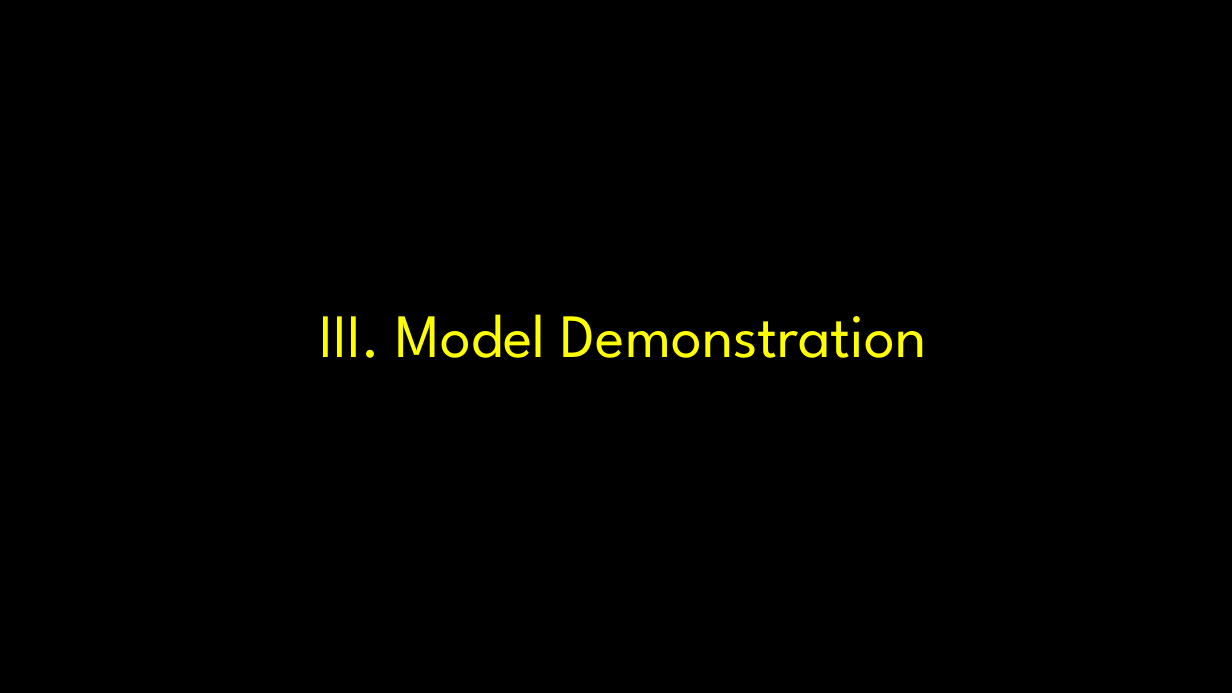
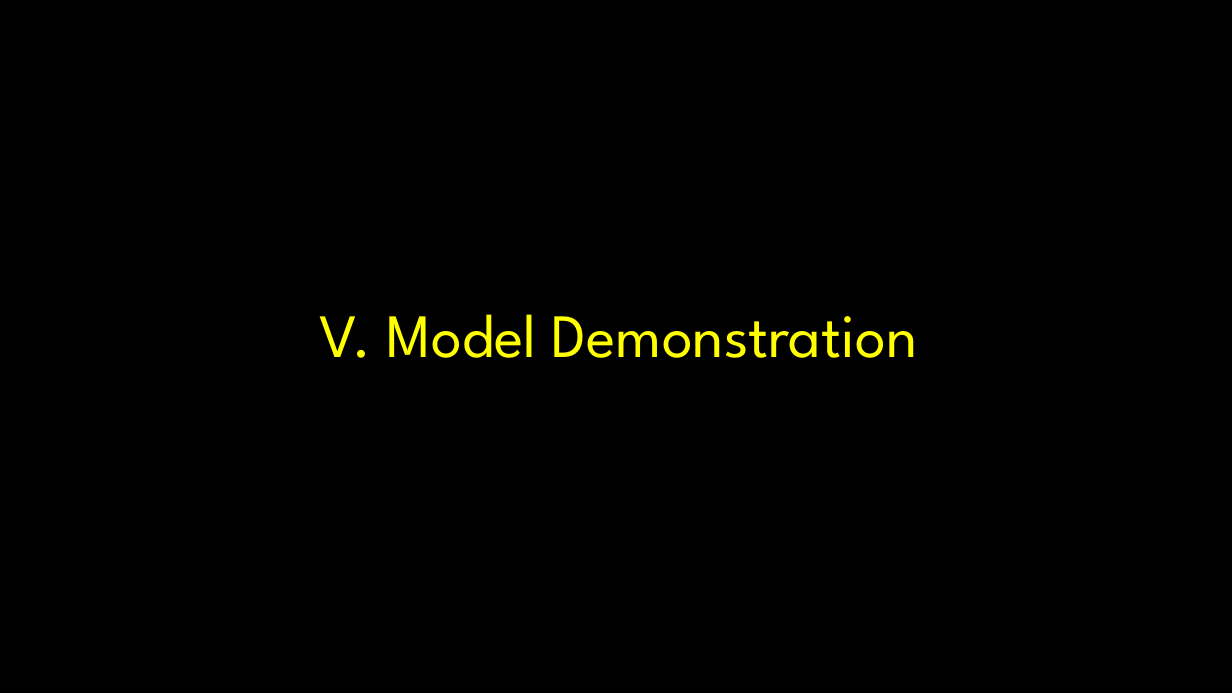
Before and after one commit to m-trinh/microsim, a slide deck: slide 38 of draft/demo_external_20191213/121319 Microsim Demonstration_cz_lp.pptx (slide 13 before the commit). Drawn at 1232x693 pixels with LibreOffice and Linux fonts; fonts in the diff are those of the drawing; background and template pictures are left out. Boxes give left, top, right and bottom in pixels: in the first picture for what was removed or moved away, otherwise in the second. Text is boxed around its words. In the diff, an @@ line names an element or a change of style, - is before the commit and + after.

```diff
--- a/draft/demo_external_20191213/121319 Microsim Demonstration_cz_lp.pptx
+++ b/draft/demo_external_20191213/121319 Microsim Demonstration_cz_lp.pptx
@@ text at bbox=[319, 314, 917, 358]: text changed @@
-  III. Model Demonstration
+  V. Model Demonstration
```
Also in this commit, not shown: 14 other slides changed, 7 slides added, 3 slides removed, 11 other files.
